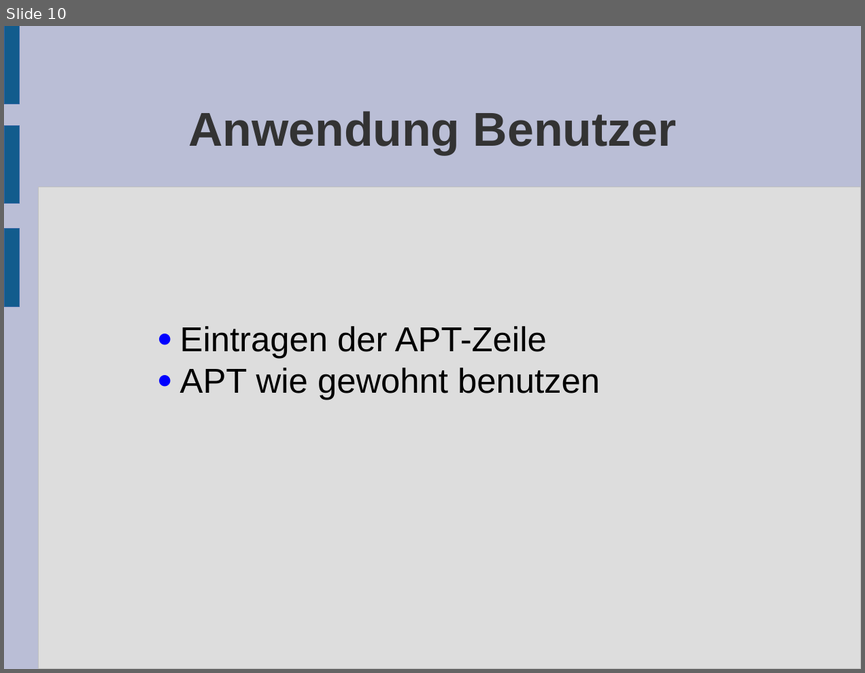
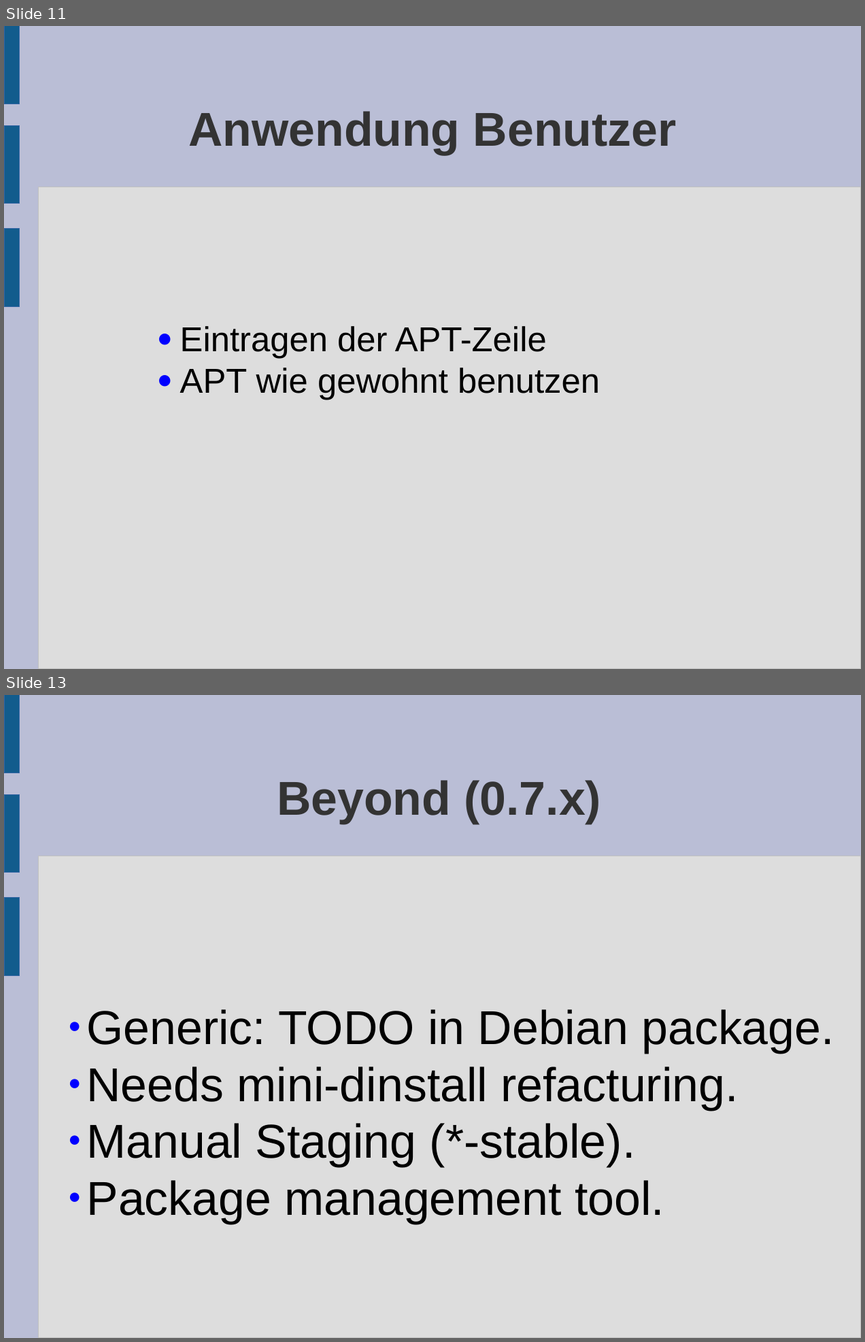
Before and after one commit to SwooshyCueb/mini-buildd, a slide deck: doc/Vortrag.odp. Shown one above the other, each under a label of ours: slide 10 before the commit, slides 11 and 13 after it; the slides between them are not shown. The pictures are 865x673 and 865x1342 pixels, drawn with LibreOffice and Linux fonts; fonts in the diff are those of the drawing. Boxes give left, top, right and bottom in pixels: in the first picture for what was removed or moved away, otherwise in the second. Text is boxed around its words. In the diff, an @@ line names an element or a change of style, - is before the commit and + after.

```diff
--- a/doc/Vortrag.odp
+++ b/doc/Vortrag.odp
@@ slide 13 added at (x1=4, y1=695, x2=861, y2=1338), background #BABED6; not listed: 4 template elements that a slide beside it also shows @@
@@ title added at (x1=277, y1=780, x2=601, y2=824), 44 pt, text #333333, bold @@
+Beyond (0.7.x)
@@ text added at (x1=86, y1=1009, x2=834, y2=1224), 44 pt, text #000000 @@
+● Generic: TODO in Debian package.
+● Needs mini-dinstall refacturing.
+● Manual Staging (*-stable).
+● Package management tool.
@@ what was slide 10 is now slide 11 @@
```
Also in this commit, not shown: 2 slides changed, 1 other slide added, 1 slide removed.
